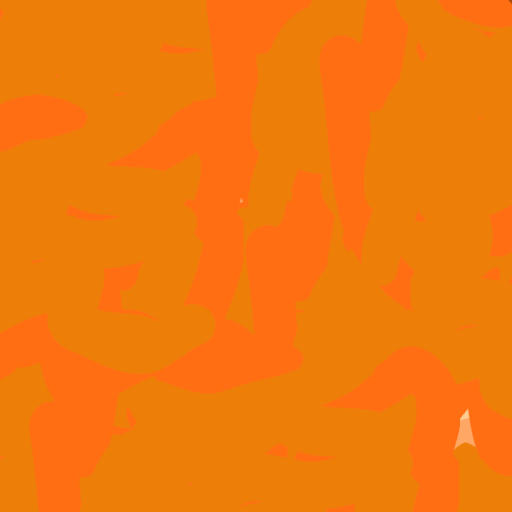
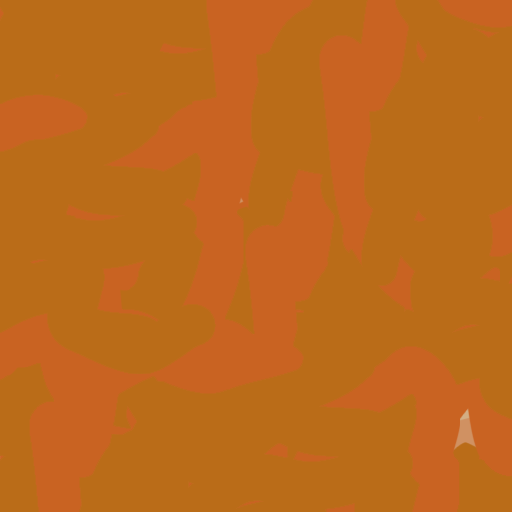
The second (512, 512) image is a revision of the first. Changes to its layers:
moved "Layer 31" above "Layer 32", painted on it over [0, 0, 512, 512]
painted on "Layer 32" over [0, 0, 512, 512]
removed layer "Layer 22" over [0, 0, 512, 512]